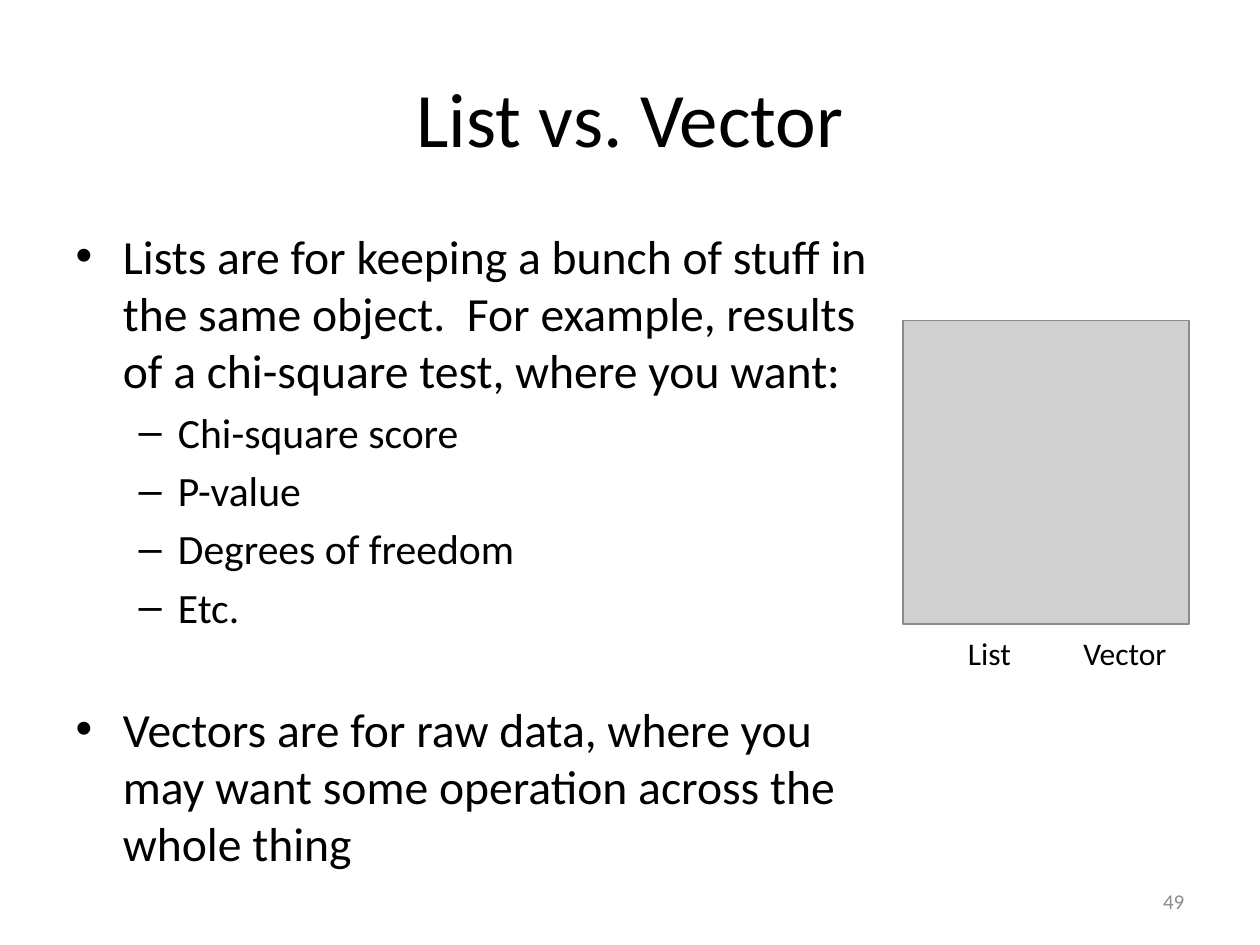
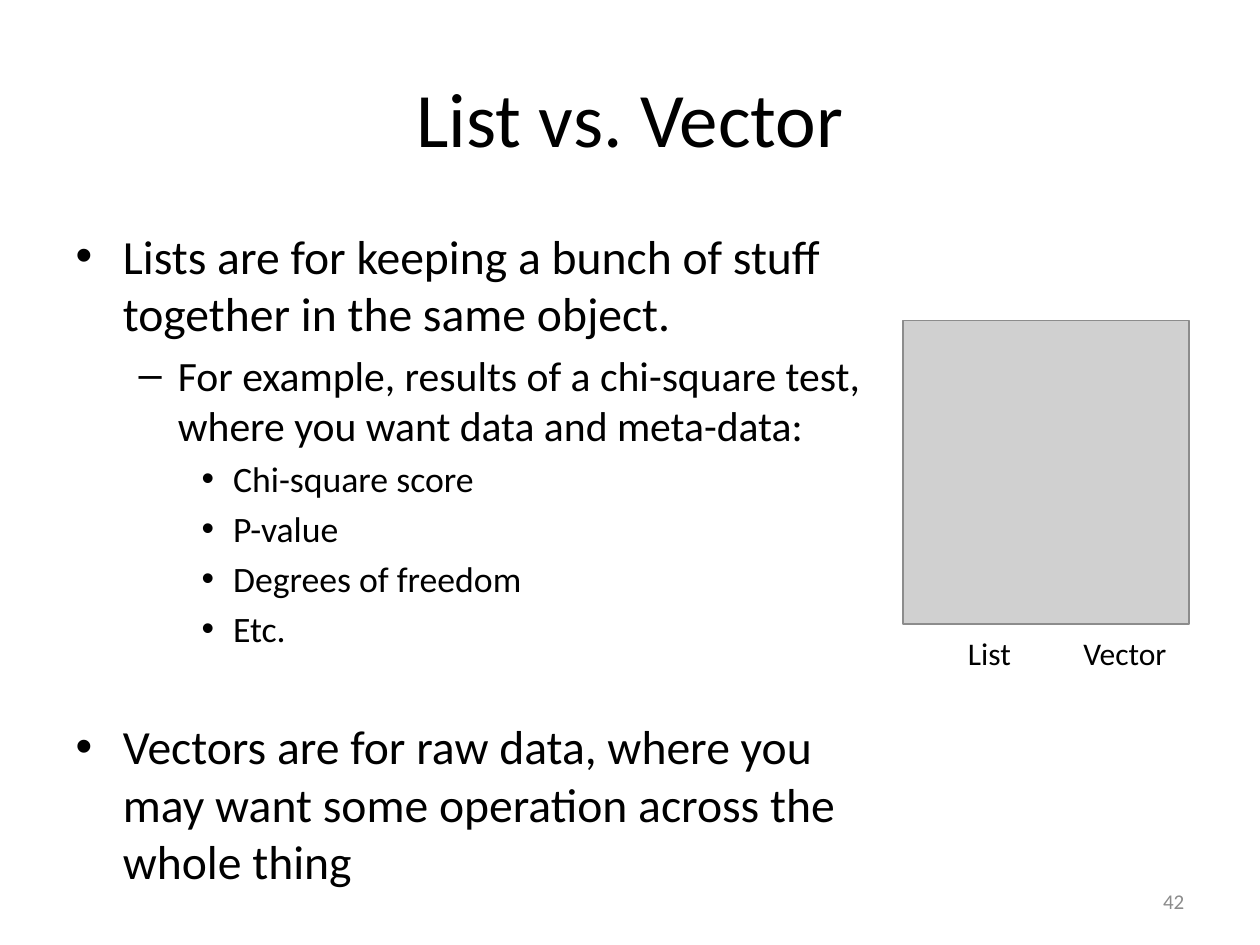
Before and after one commit to smooney27/RWorkshopSER2018, a slide deck: slide 42 of RWorkshopPart1-BasicObjects.pptx (slide 49 before the commit). Drawn at 1260x945 pixels with LibreOffice and Linux fonts; fonts in the diff are those of the drawing; grey boxes stand for pictures. Boxes give left, top, right and bottom in pixels: in the first picture for what was removed or moved away, otherwise in the second. Text is boxed around its words. In the diff, an @@ line names an element or a change of style, - is before the commit and + after.

```diff
--- a/RWorkshopPart1-BasicObjects.pptx
+++ b/RWorkshopPart1-BasicObjects.pptx
@@ text at (123,241,860,448): text changed; size 27.2 to 23.8 pt @@
-• Lists are for keeping a bunch of stuff in the same object. For example, results of a chi-square test, where you want:
+• Lists are for keeping a bunch of stuff together in the same object.
+  – For example, results of a chi-square test, where you want data and meta-data:
@@ text at (233,467,521,643): size 23.8 to 20.4 pt in "Chi-square score", "P-value", "Degrees of freedom", "Etc."; bullet – to •; list level 2 to 3 in "Chi-square score"; list level 2 to 3 in "P-value"; list level 2 to 3 in "Degrees of freedom"; list level 2 to 3 in "Etc." @@
@@ page number at (1163,895,1184,909): text changed @@
-49
+42
```
Also in this commit, not shown: 33 other slides changed, 3 slides added, 10 slides removed, 13 other files.
